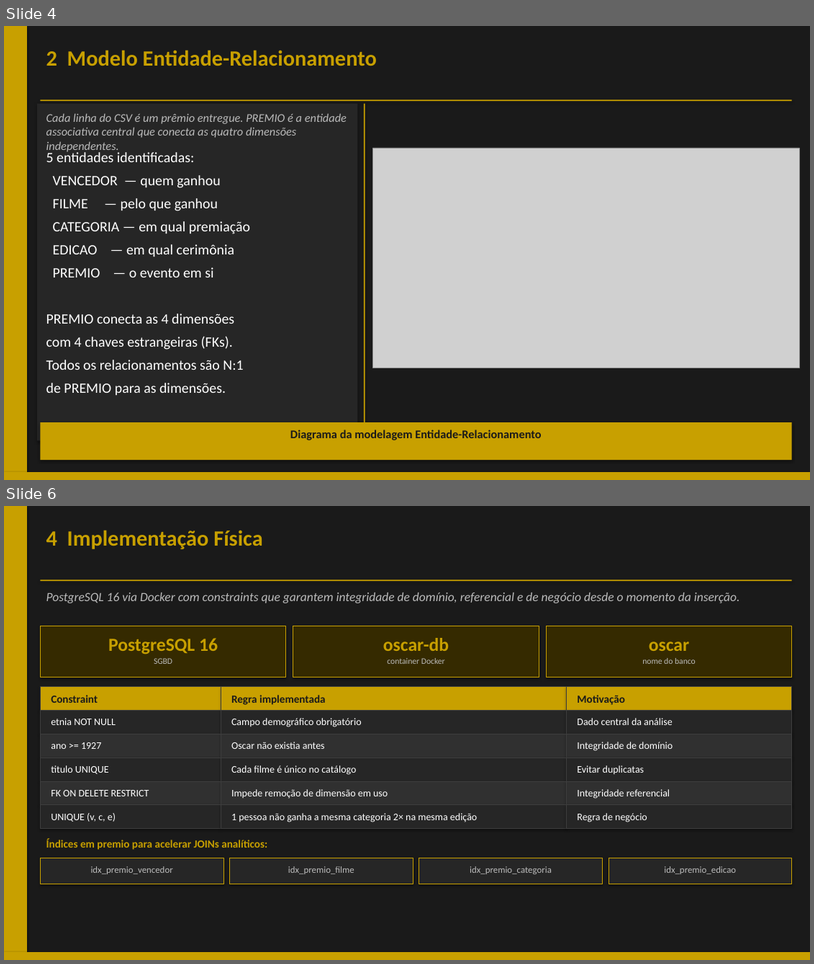
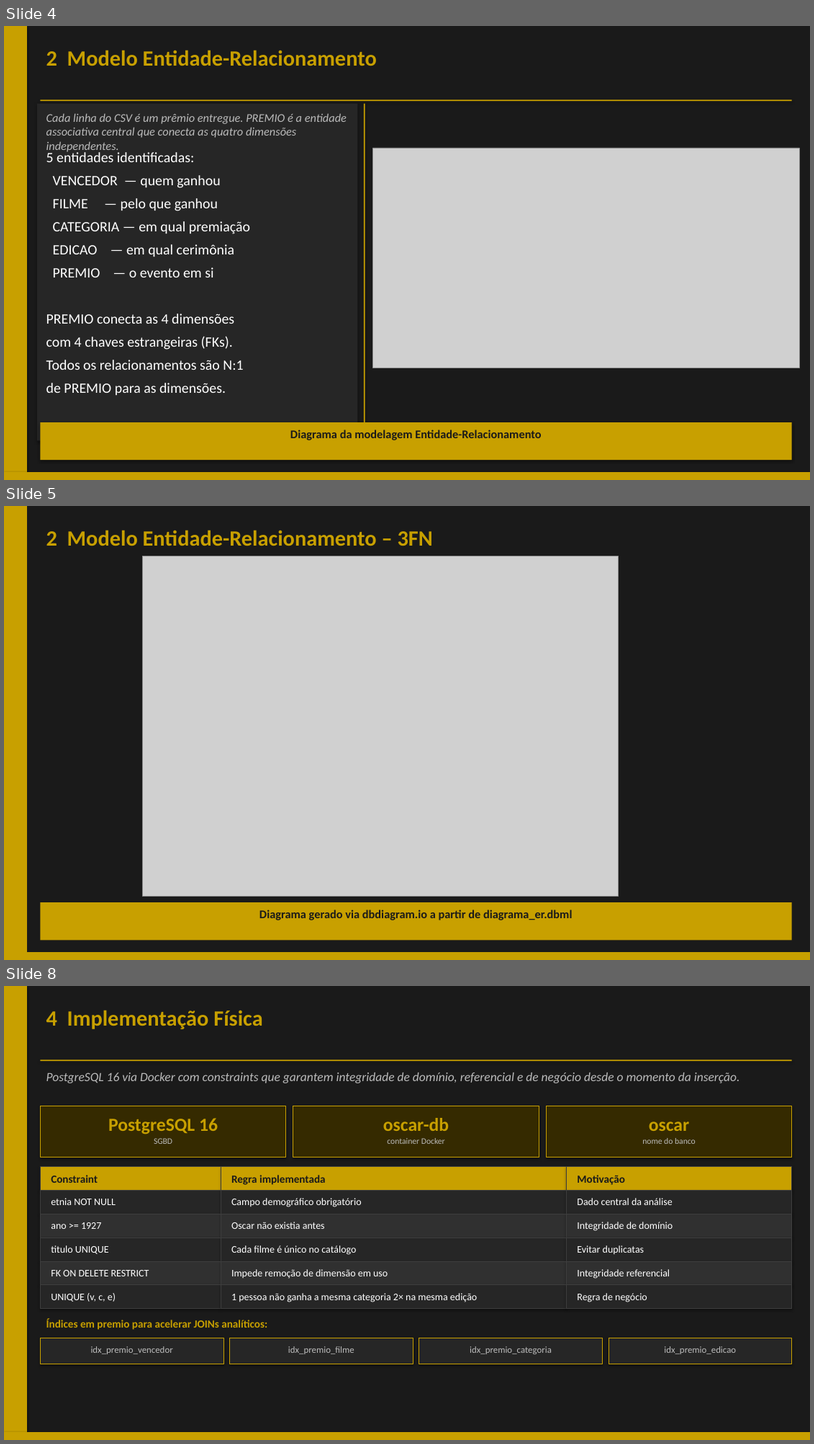
Before and after one commit to hitcode47/ProjetoDB_Oscar, a slide deck: Documentacao/apresentacao_oscar.pptx. Shown one above the other, each under a label of ours: slides 4 and 6 before the commit, slides 4, 5 and 8 after it; the slides between them are not shown. The pictures are 814x964 and 814x1444 pixels, drawn with LibreOffice and Linux fonts; fonts in the diff are those of the drawing; grey boxes stand for pictures. Boxes give left, top, right and bottom in pixels: in the first picture for what was removed or moved away, otherwise in the second. Text is boxed around its words. In the diff, an @@ line names an element or a change of style, - is before the commit and + after.

```diff
--- a/Documentacao/apresentacao_oscar.pptx
+++ b/Documentacao/apresentacao_oscar.pptx
@@ slide 5 added at (4, 506, 810, 960), background #FFFFFF @@
@@ rectangle added at (4, 506, 810, 960), fill #1A1A1A @@
@@ rectangle added at (4, 506, 27, 960), fill #C8A000 @@
@@ text added at (46, 530, 433, 546), 26 pt, text #C8A000, bold @@
+2 Modelo Entidade-Relacionamento – 3FN
@@ picture added at (142, 556, 618, 896) @@
@@ rectangle added at (40, 902, 792, 939), fill #C8A000 @@
@@ text added at (260, 909, 573, 920), 14 pt, text #1A1A1A, bold @@
+Diagrama gerado via dbdiagram.io a partir de diagrama_er.dbml
@@ rectangle added at (4, 952, 810, 960), fill #C8A000 @@
@@ what was slide 6 is now slide 8 @@
```
Also in this commit, not shown: 1 slide changed, 3 other slides added.
